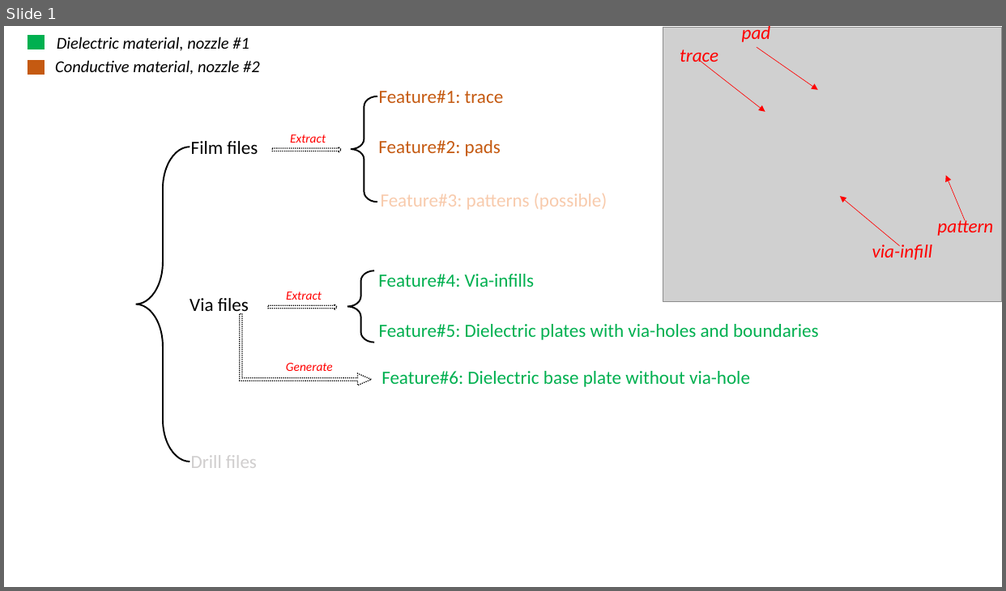
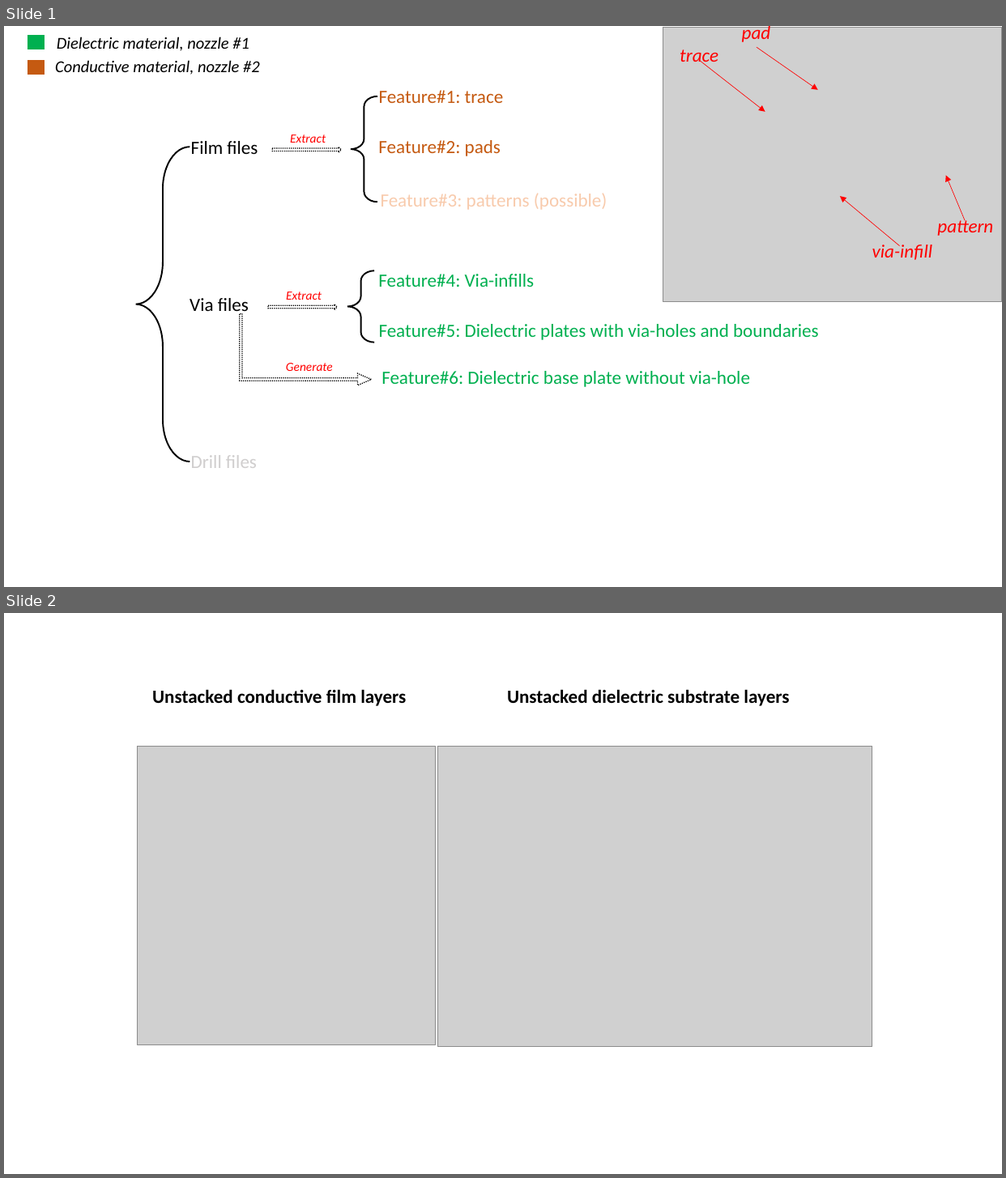
Before and after one commit to prfy9b/Gerber2NGC, a slide deck: Ideas of Gerber2NGC.pptx. Shown one above the other, each under a label of ours: slide 1 before the commit, slides 1 and 2 after it. The pictures are 1006x591 and 1006x1178 pixels, drawn with LibreOffice and Linux fonts; fonts in the diff are those of the drawing; grey boxes stand for pictures. Boxes give left, top, right and bottom in pixels: in the first picture for what was removed or moved away, otherwise in the second. Text is boxed around its words. In the diff, an @@ line names an element or a change of style, - is before the commit and + after.

```diff
--- a/Ideas of Gerber2NGC.pptx
+++ b/Ideas of Gerber2NGC.pptx
@@ slide 2 added at (4, 613, 1002, 1174), background #FFFFFF @@
@@ text added at (152, 689, 406, 706), 18 pt, text #000000, bold @@
+Unstacked conductive film layers
@@ text added at (507, 689, 789, 706), 18 pt, text #000000, bold @@
+Unstacked dielectric substrate layers
@@ picture added at (138, 747, 435, 1045) @@
@@ picture added at (438, 747, 872, 1047) @@
```
Also in this commit, not shown: 4 other files.
